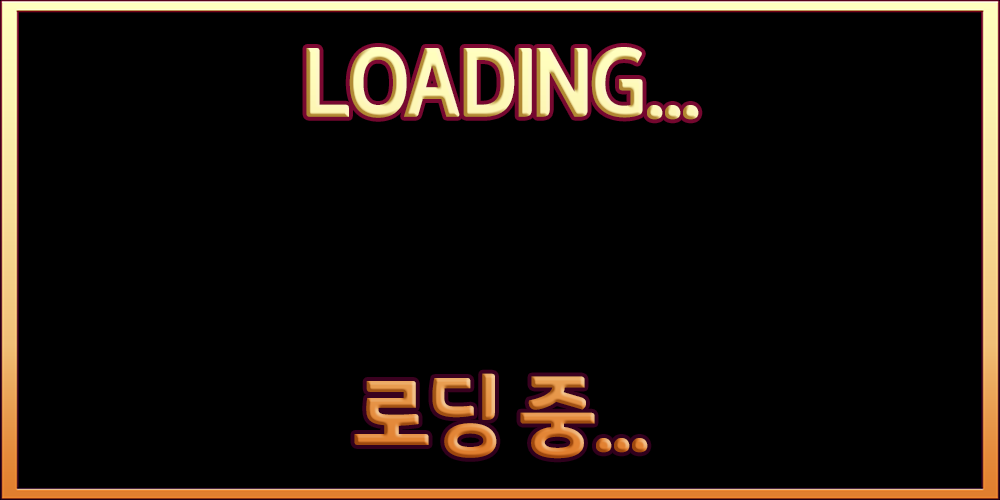
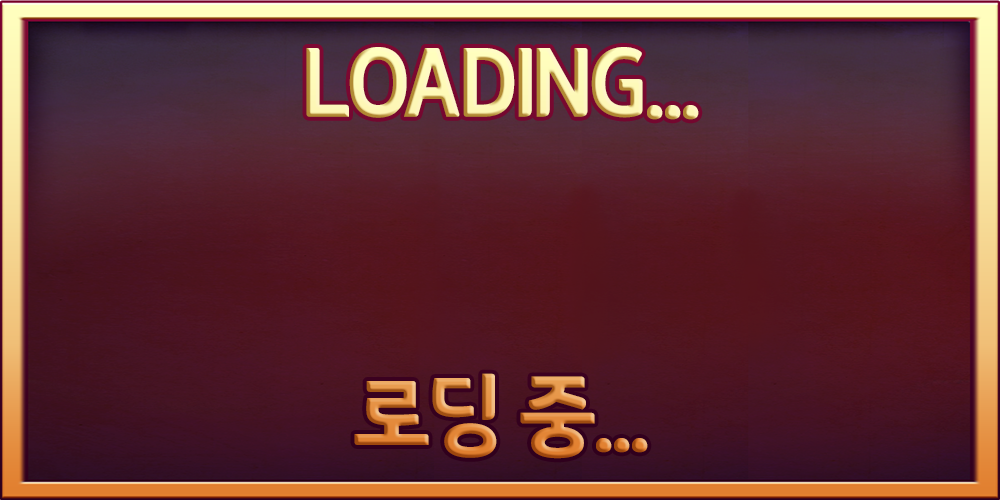
Layers edited between the first and the second 1000px x 500px image:
added layer "로딩창에" above "Background" over box(0, 0, 1000, 500)
hid "Background" over box(0, 0, 1000, 500)
